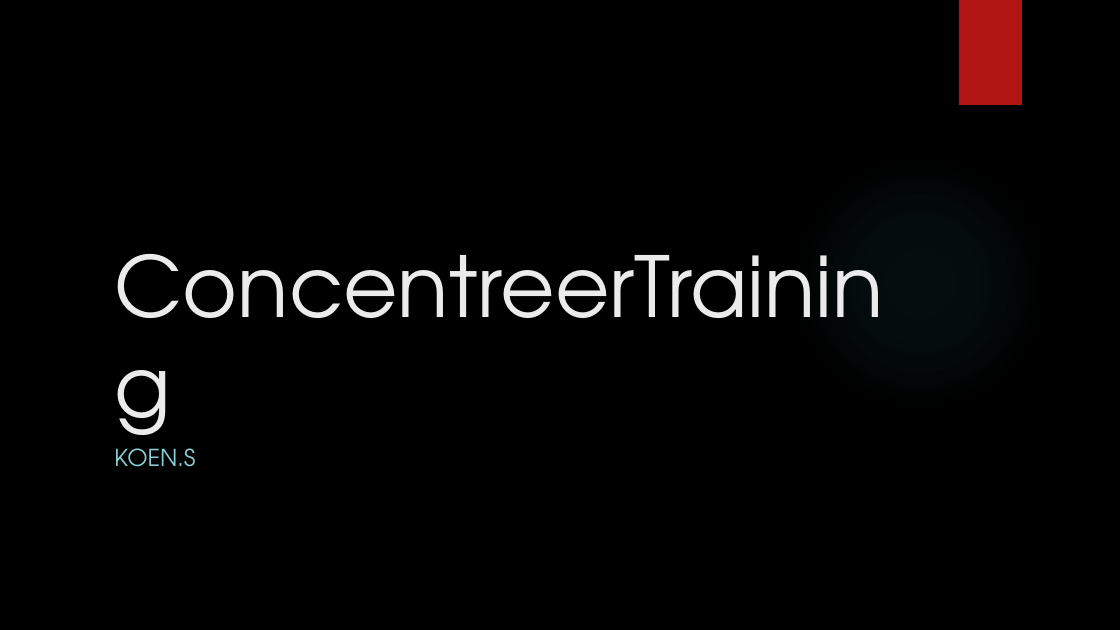
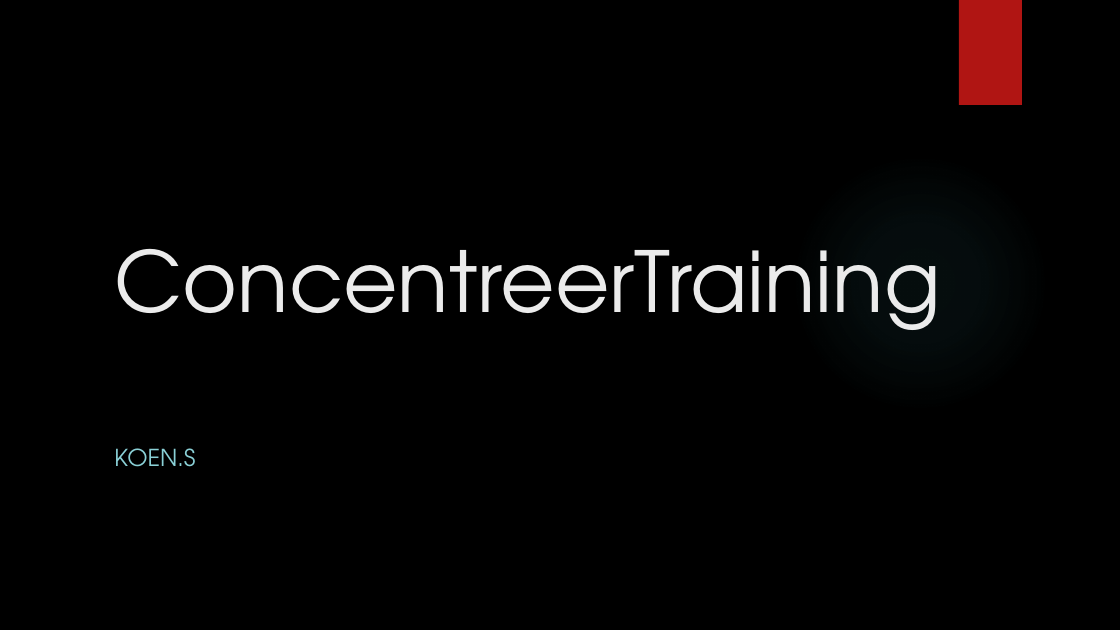
Before and after one commit to waffel183/ProjectGamelab, a slide deck: slide 1 of Portfolio/p01.pptx. Drawn at 1120x630 pixels with LibreOffice and Linux fonts; fonts in the diff are those of the drawing; background and template pictures are left out. Boxes give left, top, right and bottom in pixels: in the first picture for what was removed or moved away, otherwise in the second. Text is boxed around its words. In the diff, an @@ line names an element or a change of style, - is before the commit and + after.

```diff
--- a/Portfolio/p01.pptx
+++ b/Portfolio/p01.pptx
@@ title "ConcentreerTraining" rewrapped from bbox=[106, 133, 917, 439] to bbox=[114, 249, 940, 330] @@
```
Also in this commit, not shown: 1 other slide changed, 1 slide added.
